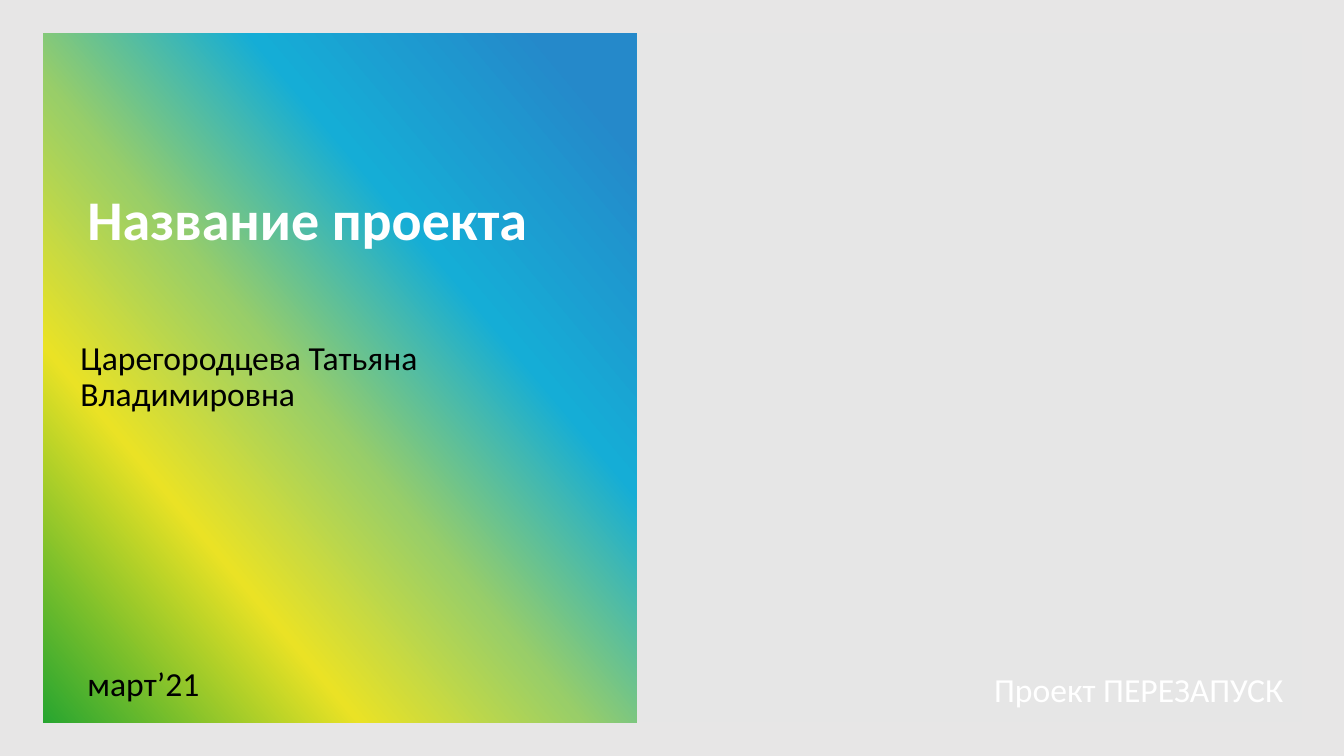
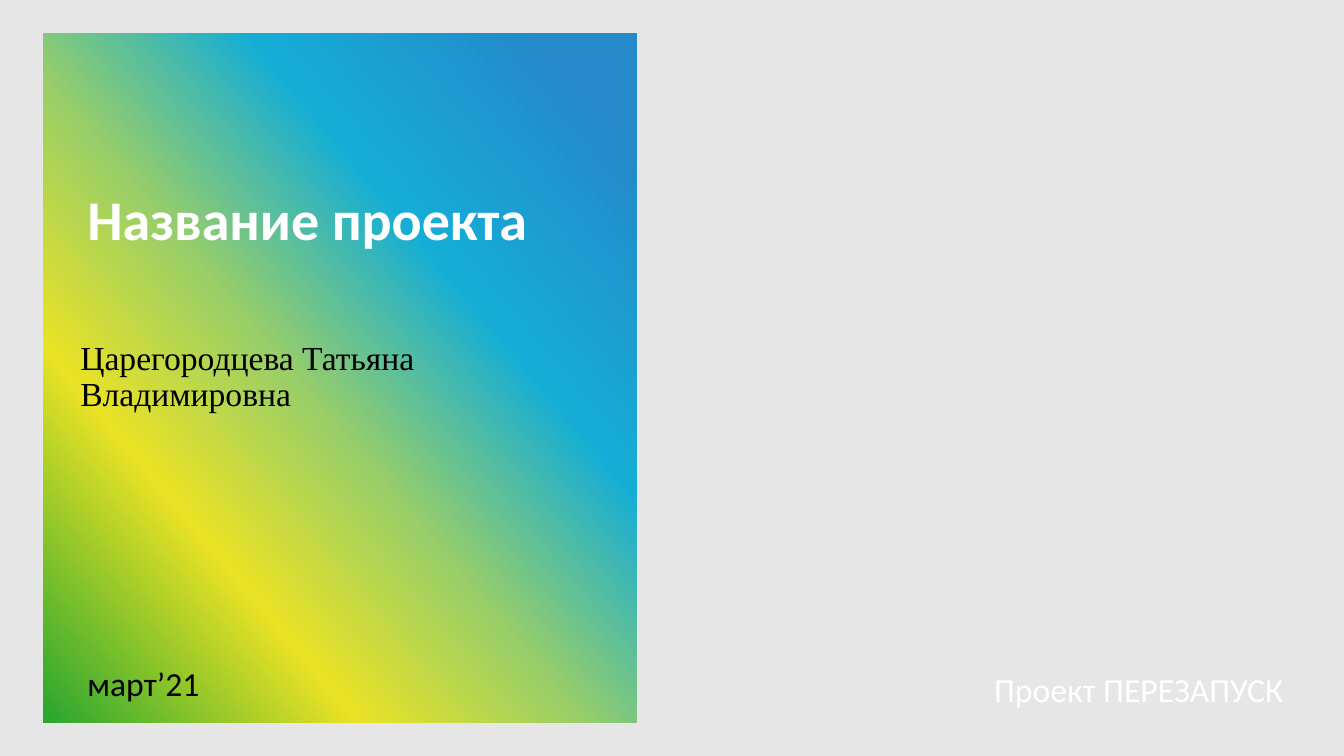
Before and after one commit to Tatiana-tsar/homework, a slide deck: slide 1 of ПЕРЕЗАПУСК_Data Analyst_Царегородцева Татьяна Владимировна.pptx. Drawn at 1344x756 pixels with LibreOffice and Linux fonts; fonts in the diff are those of the drawing; background and template pictures are left out. Boxes give left, top, right and bottom in pixels: in the first picture for what was removed or moved away, otherwise in the second. Text is boxed around its words. In the diff, an @@ line names an element or a change of style, - is before the commit and + after.

```diff
--- a/ПЕРЕЗАПУСК_Data Analyst_Царегородцева Татьяна Владимировна.pptx
+++ b/ПЕРЕЗАПУСК_Data Analyst_Царегородцева Татьяна Владимировна.pptx
@@ text "Царегородцева Татьяна Владимировна" at (80, 343, 414, 413): font Calibri to Times New Roman @@
```
Also in this commit, not shown: 5 other slides changed, 2 other files.
